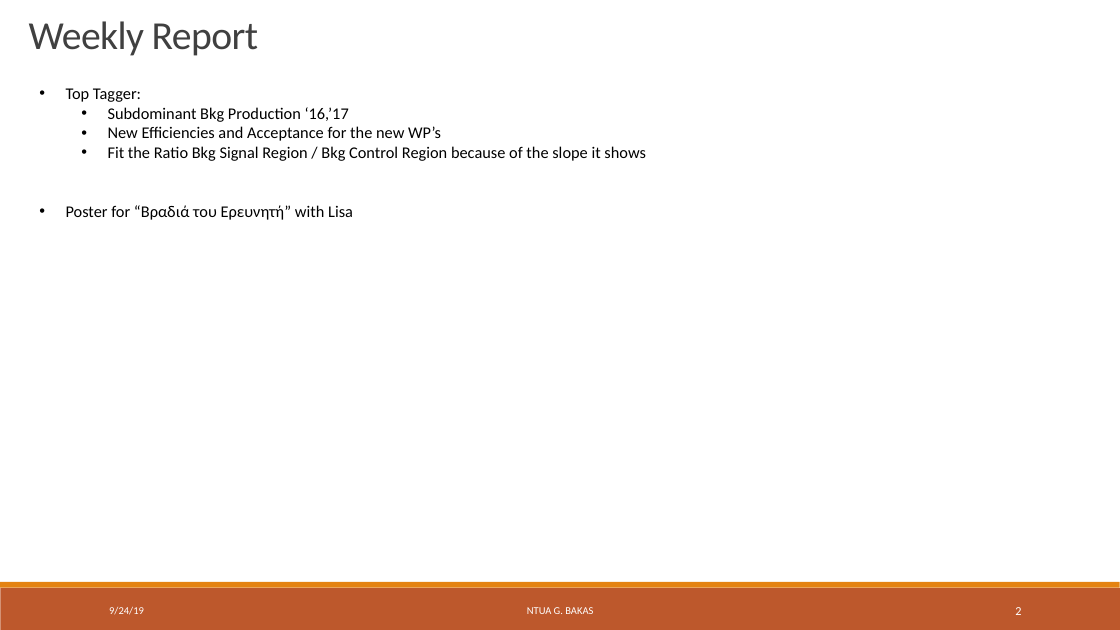
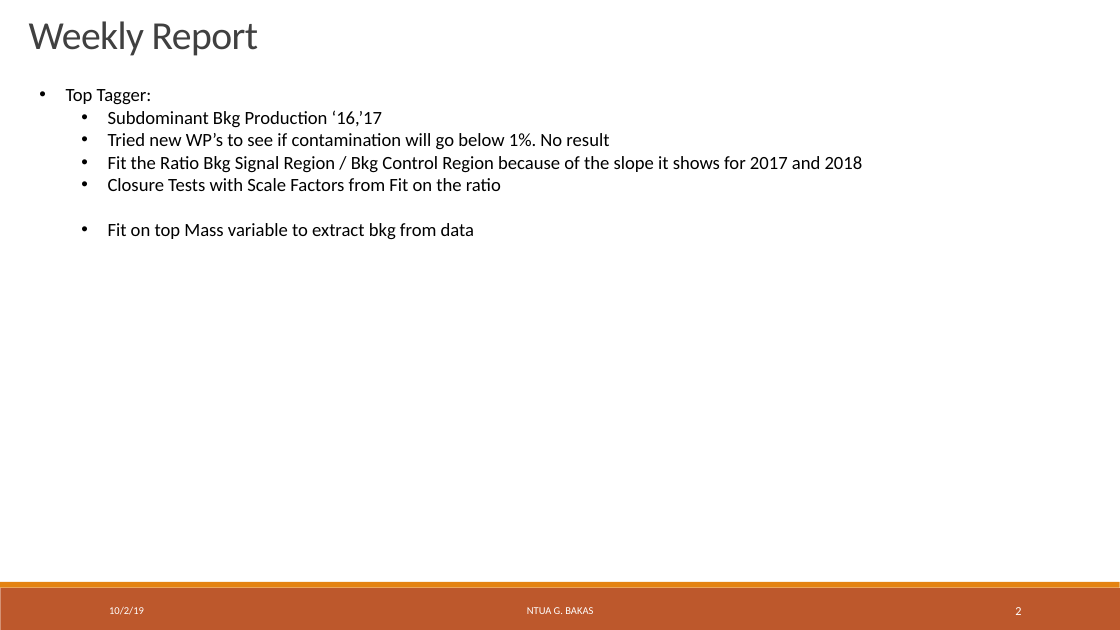
Before and after one commit to georgebakas/HEP-NTUA, a slide deck: slide 2 of Weekly Meetings/HEP_Weekly_25September2019.pptx. Drawn at 1120x630 pixels with LibreOffice and Linux fonts; fonts in the diff are those of the drawing; background and template pictures are left out. Boxes give left, top, right and bottom in pixels: in the first picture for what was removed or moved away, otherwise in the second. Text is boxed around its words. In the diff, an @@ line names an element or a change of style, - is before the commit and + after.

```diff
--- a/Weekly Meetings/HEP_Weekly_25September2019.pptx
+++ b/Weekly Meetings/HEP_Weekly_25September2019.pptx
@@ text at [66, 89, 382, 128]: size 14 to 16 pt in "Top Tagger:", "Subdominant Bkg Production ‘16,’17" @@
@@ text at [108, 133, 863, 240]: text changed; size 14 to 16 pt @@
-  • New Efficiencies and Acceptance for the new WP’s
-  • Fit the Ratio Bkg Signal Region / Bkg Control Region because of the slope it shows
-• Poster for “Βραδιά του Ερευνητή” with Lisa
+  • Tried new WP’s to see if contamination will go below 1%. No result
+  • Fit the Ratio Bkg Signal Region / Bkg Control Region because of the slope it shows for 2017 and 2018
+  • Closure Tests with Scale Factors from Fit on the ratio
+  • Fit on top Mass variable to extract bkg from data
@@ text at [109, 607, 144, 615]: text changed @@
-9/24/19
+10/2/19
```
Also in this commit, not shown: 1 other slide changed, 3 slides added, 12 other files.
